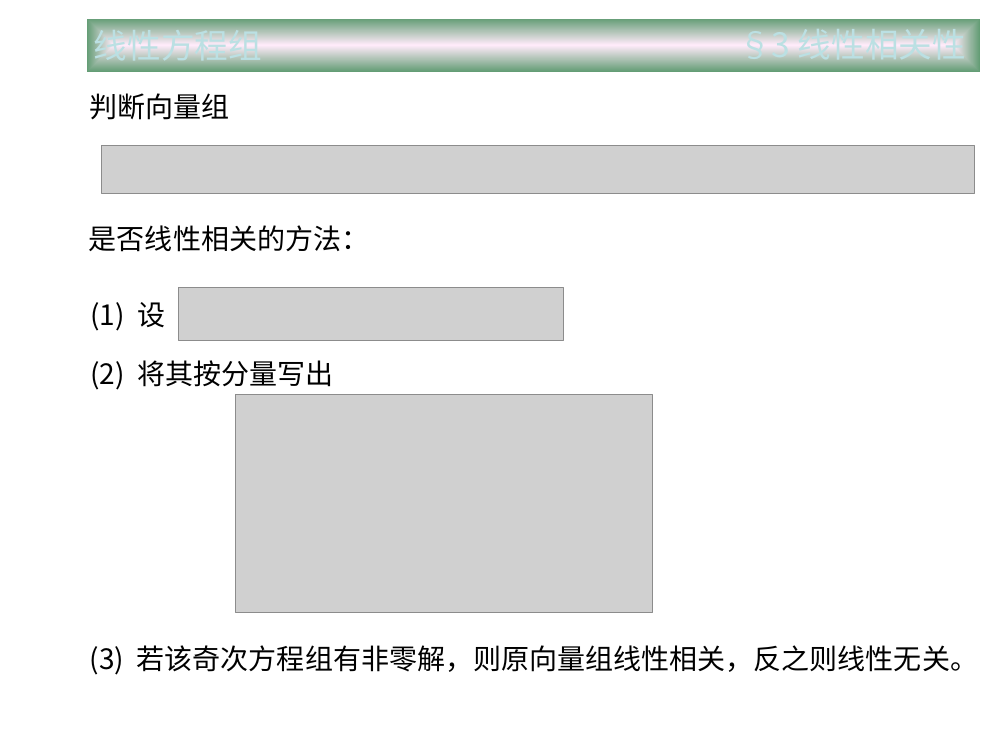
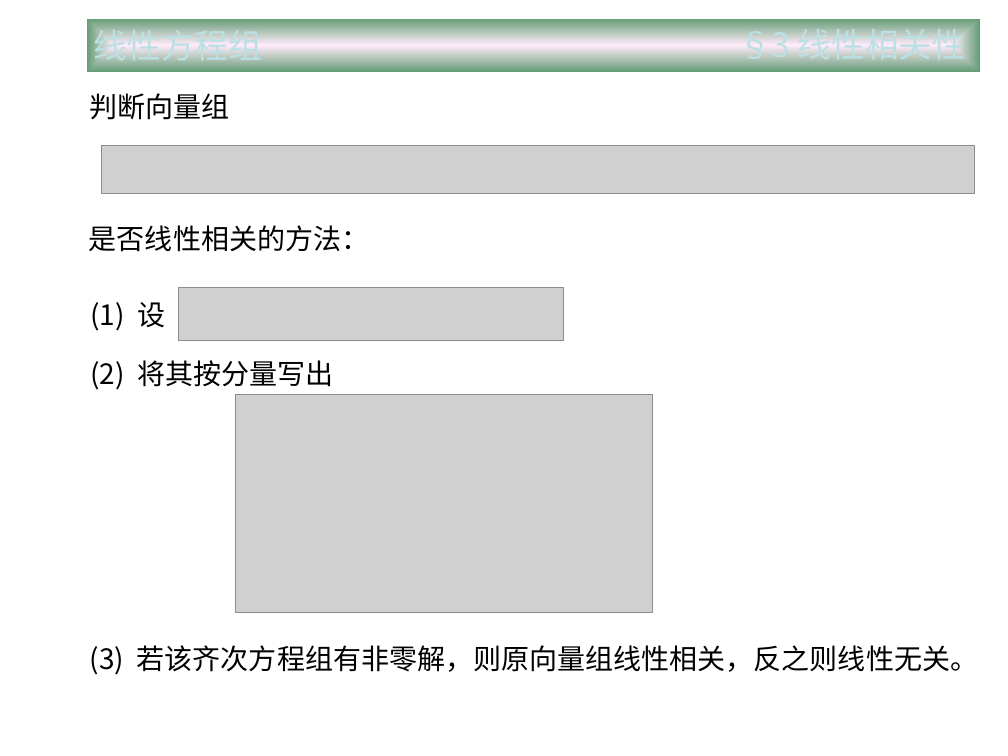
Before and after one commit to zhangbiaomath/zhangbiaomath.github.io, a slide deck: slide 20 of teaching/gaodai/课件/第3章-线性方程组.ppt (slide 19 before the commit). Drawn at 1008x756 pixels with LibreOffice and Linux fonts; fonts in the diff are those of the drawing; grey boxes stand for pictures. Boxes give left, top, right and bottom in pixels: in the first picture for what was removed or moved away, otherwise in the second. Text is boxed around its words. In the diff, an @@ line names an element or a change of style, - is before the commit and + after.

```diff
--- a/teaching/gaodai/课件/第3章-线性方程组.ppt
+++ b/teaching/gaodai/课件/第3章-线性方程组.ppt
@@ text at (x1=90, y1=645, x2=978, y2=675): text changed @@
-(3) 若该奇次方程组有非零解，则原向量组线性相关，反之则线性无关。
+(3) 若该齐次方程组有非零解，则原向量组线性相关，反之则线性无关。
```
Also in this commit, not shown: 3 other slides changed, 2 slides added, 2 slides removed, 16 other files.
